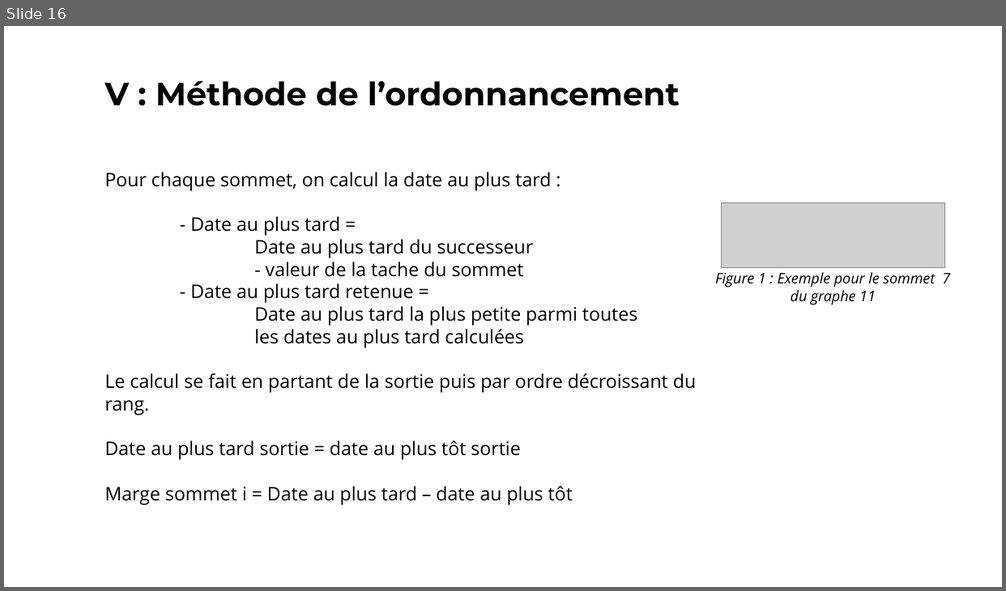
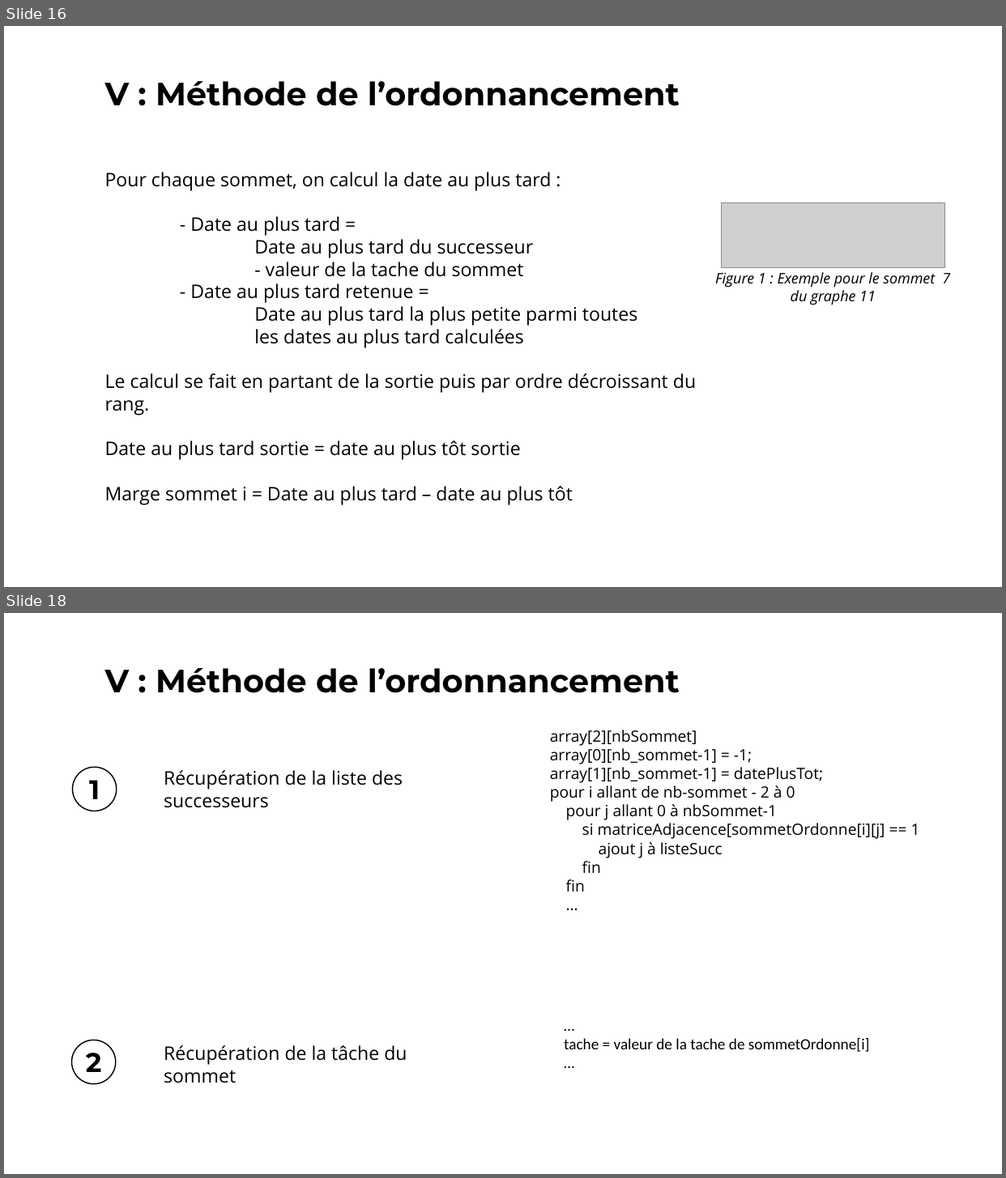
Before and after one commit to vincentdbs/ProjetTheorieDesGraphes, a slide deck: A4_Presentation.pptx. Shown one above the other, each under a label of ours: slide 16 before the commit, slides 16 and 18 after it; the slides between them are not shown. The pictures are 1006x591 and 1006x1178 pixels, drawn with LibreOffice and Linux fonts; fonts in the diff are those of the drawing; grey boxes stand for pictures. Boxes give left, top, right and bottom in pixels: in the first picture for what was removed or moved away, otherwise in the second. Text is boxed around its words. In the diff, an @@ line names an element or a change of style, - is before the commit and + after.

```diff
--- a/A4_Presentation.pptx
+++ b/A4_Presentation.pptx
@@ slide 18 added at (4, 613, 1002, 1174), background #FFFFFF @@
@@ text added at (105, 668, 680, 693), 62 pt, text #000000, bold @@
+V : Méthode de l’ordonnancement
@@ text added at (550, 730, 920, 892), 30 pt, text #000000 @@
+array[2][nbSommet]
+array[0][nb_sommet-1] = -1;
+array[1][nb_sommet-1] = datePlusTot;
+pour i allant de nb-sommet - 2 à 0
+pour j allant 0 à nbSommet-1
+si matriceAdjacence[sommetOrdonne[i][j] == 1
+ajout j à listeSucc
+fin
+fin
+…
@@ ellipse added at (73, 767, 117, 811), outline #000000 2.25 pt @@
@@ text added at (89, 780, 100, 799), 52 pt, text #000000, bold @@
+1
@@ text added at (164, 770, 403, 808), 36 pt, text #000000 @@
+Récupération de la liste des successeurs
@@ ellipse added at (72, 1041, 116, 1084), outline #000000 2.25 pt @@
@@ text added at (164, 1046, 407, 1084), 36 pt, text #000000 @@
+Récupération de la tâche du sommet
@@ text added at (564, 1038, 870, 1052), 30 pt, text #000000 @@
+…
+tache = valeur de la tache de sommetOrdonne[i]
+…
@@ text added at (86, 1053, 102, 1072), 52 pt, text #000000, bold @@
+2
```
Also in this commit, not shown: 2 slides changed, 3 other slides added.
